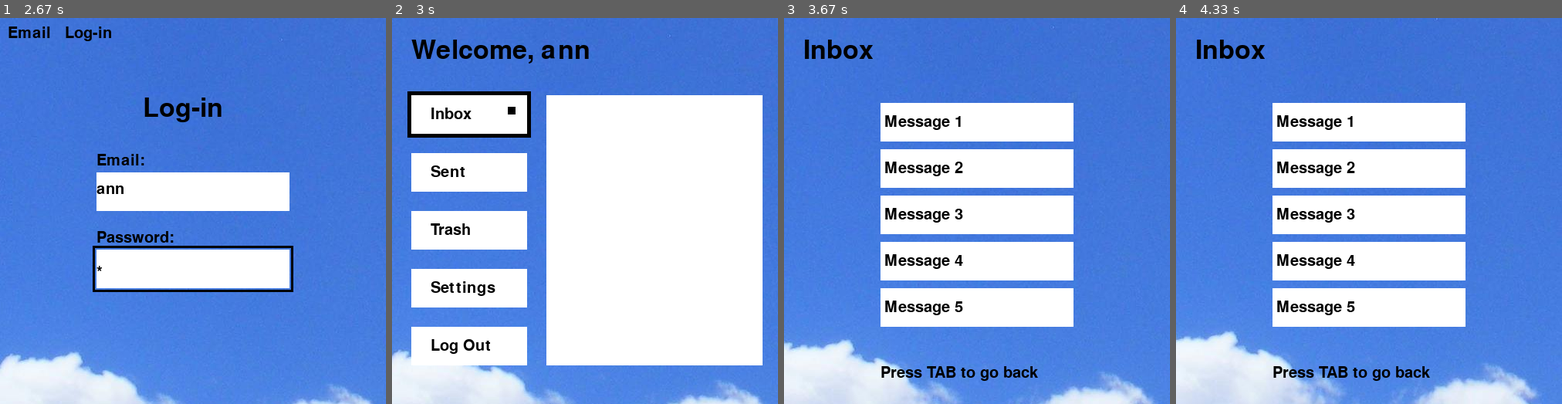
Above: before the commit, frames 1-4 (left to right).
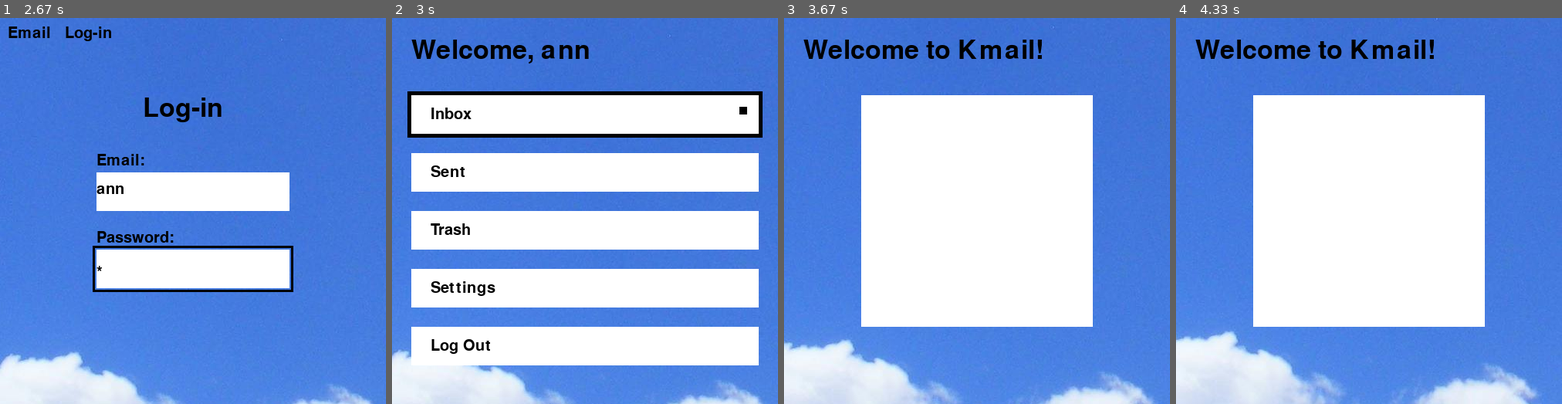
Above: after the commit, the same moments.

Repository: Turkeydoodle/Python
Game: pygame game, started from EmailPygame/main.py
Same seed, same stepped clock (60 frames per second), same inputs: the game is played once before the commit and once after it.
Inputs:
- Up to frame 1 (2.67 s): type "ann" at 0.33 s; tap Enter at 0.67 s; hold Tab 0.88-1.35 s; type "a" at 2.53 s
- Up to frame 2 (3 s): tap Enter at 2.67 s
- Up to frame 3 (3.67 s): tap Enter at 3.08, 3.42 s
- Up to frame 4 (4.33 s): no input

Frame 1 is identical in both runs. In frame 2, 15% of the frame differs, in the area x 30-96%, y 19-90%; in frame 3, 15%; in frame 4, 15%.

Commit message:
Updates to the email software.

Diff:
--- a/EmailPygame/main.py
+++ b/EmailPygame/main.py
@@ -7,33 +7,31 @@
 done = False
 currentplace = 0
 mcurrentplace = 0
+inboxcurrentplace = 0
 page = 0
 inputed2 = ''
 x = -1000
 y = -1000
 menuicons = ['Inbox','Sent','Trash','Settings','Log Out']
 inputed = ''
-currentpage = 'home'  # Track current page/view
+currentpage = 'home'
 screenwidth = 500
 screenheight = 500
 window = pygame.display.set_mode((screenwidth,screenheight ) )
 username = pygame.surface.Surface((250, 50))
 password = pygame.surface.Surface((250, 50))
 selected = pygame.surface.Surface((260, 60), pygame.SRCALPHA)
-selectedm = pygame.surface.Surface((160, 60))
+selectedm = pygame.surface.Surface((460, 60))
 currentwin = 0
 winselect  = pygame.surface.Surface((10, 10))
 def blitmenu():
     for i in range(5):
-        block = pygame.surface.Surface((150, 50))
+        block = pygame.surface.Surface((450, 50))
         block.fill((255,255,255))
         window.blit(block, (25, 100+(i*75)))
         font = pygame.font.Font(None, 30)
         text_surface = font.render(menuicons[i], True, (0, 0, 0))
         window.blit(text_surface, (50, 115+(i*75)))
-    block = pygame.surface.Surface((280, 350))
-    block.fill((255,255,255))
-    window.blit(block, (200, 100))
 window.blit(username, (100, 100))
 pygame.display.set_caption( "Email" )
 fps = 30
@@ -104,9 +102,29 @@
                         pass
                     else:
                         page = 1
-nummessagees = 5
+nummessagees = 2
+imessagenames = ["Welcome to Kmail!", "Send an Email"]
+imessagemessage = ['Hello! Thanks for choosing Kmail!\nHope you enjoy it!\nSincerely,\nThe developer of Kmail', 'To send an email, perform the following steps:\n1. Go to the "sent" folder\n2. Navigate to "draft"\n3. Compose and send!']
+def renderimessage(chosenemail):
+    global x, y, xv, yv, done, currentpage, mcurrentplace
+    x += xv
+    y += yv
+    xv += (0 - x) * 0.001
+    yv += (0 - y) * 0.001
+    if x > 0 or x < -500:
+        xv = -xv
+    if y > 0 or y < -500:
+        yv = -yv
+    window.blit(background, (x, y))
+    font = pygame.font.Font(None, 50)
+    text_surface = font.render(imessagenames[chosenemail], True, (0, 0, 0))
+    window.blit(text_surface, (25, 25))
+    block = pygame.surface.Surface((300, 300))
+    block.fill((255,255,255))
+    window.blit(block, (100, 100))
+
 def renderinbox():
-    global x, y, xv, yv, done, currentpage, mcurrentplace
+    global x, y, xv, yv, done, currentpage, mcurrentplace, page, inboxcurrentplace
     x += xv
     y += yv
     xv += (0 - x) * 0.001
@@ -120,22 +138,38 @@
     text_surface = font.render("Inbox", True, (0, 0, 0))
     window.blit(text_surface, (25, 25))
     for i in range(nummessagees):
+        sel_x = 20
+        sel_y = 95 + (mcurrentplace * 75)
+        window.blit(selectedm, (sel_x, sel_y))
         block = pygame.surface.Surface((250, 50))
         block.fill((255,255,255))
         window.blit(block, (125, 110+(i*60)))
         font = pygame.font.Font(None, 30)
-        text_surface = font.render("Message " + str(i+1), True, (0, 0, 0))
+        text_surface = font.render(imessagenames[i], True, (0, 0, 0))
         window.blit(text_surface, (130, 125+(i*60)))
+        sel_x = 450
+        sel_y = 115 + (currentwin * 75)
+    window.blit(winselect, (sel_x, sel_y))
+    window.blit(text_surface, (25, 25))
     font = pygame.font.Font(None, 30)
-    text_surface = font.render("Press TAB to go back", True, (0, 0, 0))
+    text_surface = font.render("Press SPACE to go back", True, (0, 0, 0))
     window.blit(text_surface, (125, 450))
     for event in pygame.event.get():
         if event.type == QUIT:
             done = True
         if event.type == pygame.KEYDOWN:
-            if event.key == pygame.K_TAB:
+            if event.key == pygame.K_SPACE:
                 currentpage = 'home'
                 mcurrentplace = 0
+            if event.key == pygame.K_TAB:
+                if inboxcurrentplace > nummessagees:
+                    inboxcurrentplace = 0
+                else:
+                    inboxcurrentplace += 1
+            if event.key == pygame.K_RETURN:
+                page = 2
+                currentpage = inboxcurrentplace
+
 
 def rendersent():
     pass
@@ -161,7 +195,7 @@
     sel_y = 95 + (mcurrentplace * 75)
     window.blit(selectedm, (sel_x, sel_y))
     blitmenu()
-    sel_x = 150
+    sel_x = 450
     sel_y = 115 + (currentwin * 75)
     window.blit(winselect, (sel_x, sel_y))
     window.blit(text_surface, (25, 25))
@@ -201,6 +235,9 @@
             rendertrash()
         elif currentpage == 'settings':
             rendersettings()
+    elif page == 2:
+        if currentpage == 0:
+            renderimessage(0)
     pygame.display.update()
     timer.tick(fps)
 
